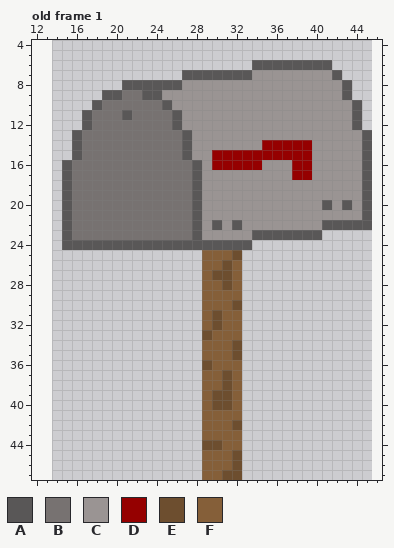
Two states of a pixel-art file, ase_files/postbox.aseprite. The first picture shows the starting point.
32x48 pixels, 1 frame. Colours within 5 levels of each other are drawn and written as one. Shown: old frame 1: x 12..46, y 4..47. The old version is drawn lined up with the new one, on the new canvas. The commit also changed other frames, which this record leaves out.
Palette (. is transparent): A #595757  B #777271  C #9a9493  D #950000  E #6d4e2f  F #855f39
Pixels before, old frame 1, first column x 15:
 6 ...................AAAAAAAA....
 7 ............AAAAAAACCCCCCCCA...
 8 ......AAAAAACCCCCCCCCCCCCCCCA..
 9 ....AABBAACCCCCCCCCCCCCCCCCCA..
10 ...ABBBBBBACCCCCCCCCCCCCCCCCCA.
11 ..ABBBABBBBACCCCCCCCCCCCCCCCCA.
12 ..ABBBBBBBBACCCCCCCCCCCCCCCCCA.
13 .ABBBBBBBBBBACCCCCCCCCCCCCCCCCA
14 .ABBBBBBBBBBACCCCCCCDDDDDCCCCCA
15 .ABBBBBBBBBBACCDDDDDDDDDDCCCCCA
16 ABBBBBBBBBBBBACDDDDDCCCDDCCCCCA
17 ABBBBBBBBBBBBACCCCCCCCCDDCCCCCA
18 ABBBBBBBBBBBBACCCCCCCCCCCCCCCCA
19 ABBBBBBBBBBBBACCCCCCCCCCCCCCCCA
20 ABBBBBBBBBBBBACCCCCCCCCCCCACACA
21 ABBBBBBBBBBBBACCCCCCCCCCCCCCCCA
22 ABBBBBBBBBBBBACACACCCCCCCCAAAAA
23 ABBBBBBBBBBBBACCCCCAAAAAAA.....
24 AAAAAAAAAAAAAAAAAAA............
25 ..............FFFE.............
26 ..............FFEF.............
27 ..............FEEF.............
28 ..............FFEF.............
29 ..............FFFF.............
30 ..............FFFE.............
31 ..............FEFF.............
32 ..............FEFF.............
33 ..............EFFF.............
34 ..............FFFE.............
35 ..............FFFE.............
36 ..............EFFF.............
37 ..............FFEF.............
38 ..............FFEF.............
39 ..............FEEF.............
40 ..............FEEF.............
41 ..............FFFF.............
42 ..............FFFE.............
43 ..............FFFF.............
44 ..............EEFF.............
45 ..............FFFE.............
46 ..............FFFE.............
47 ..............FFEE.............
After:
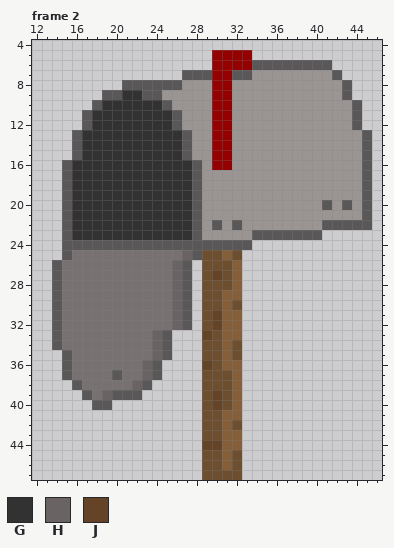
Colours new in this view: G #323232  H #696463  J #654327
A new or re-ordered frame is compared with the old frame closest to it.
The edit:
canvas 32x48 -> 48x48, the old top-left corner now at 14,0
frames 1 -> 2
Frame 2 is new; against old frame 1:
There is now colour A in row 25 at x 15 and 28; in rows 26 to 32 at x 14 and 27; in rows 33 to 34 at x 14 and 25; in row 35 at x 15 and 25; in row 36 at x 15 and 24; in row 37 at x 15, 20 and 24.
There is now colour A in row 38 at x 16 and 23; in row 39 at x 17 and 20 to 22; in row 40 at x 18 to 19.
There is now colour B in row 25 at x 16 to 26; in rows 26 to 32 at x 15 to 25; in rows 33 to 34 at x 15 to 23; in row 35 at x 16 to 23; in row 36 at x 16 to 22; in row 37 at x 16 to 19 and 21 to 22.
There is now colour B in row 38 at x 17 to 21; in row 39 at x 18.
The edit turns colour D into colour C in row 14 at x 35 to 39; in row 15 at x 32 to 39; in row 16 at x 32 to 34 and 38 to 39; in row 17 at x 38 to 39.
There is now colour D in rows 5 to 6 at x 30 to 33.
The edit turns colour A into colour D in row 7 at x 30 to 31.
The edit turns colour C into colour D in rows 8 to 14 at x 30 to 31.
The edit turns colour F into colour E in rows 25 to 26 at x 29 to 30; in row 27 at x 29; in rows 28 to 30 at x 29 to 30; in rows 31 to 32 at x 29; in row 33 at x 30; in rows 34 to 35 at x 29 to 30.
The edit turns colour F into colour E in row 36 at x 30; in rows 37 to 38 at x 29 to 30; in rows 39 to 40 at x 29; in rows 41 to 43 at x 29 to 30; in rows 45 to 47 at x 29 to 30.
The edit turns colour A into colour G in row 11 at x 21.
The edit turns colour B into colour G in row 9 at x 21 to 22; in row 10 at x 19 to 24; in row 11 at x 18 to 20 and 22 to 25; in row 12 at x 18 to 25; in rows 13 to 15 at x 17 to 26; in rows 16 to 23 at x 16 to 27.
There is now colour H in row 25 at x 27; in rows 26 to 32 at x 26; in rows 33 to 35 at x 24; in rows 36 to 37 at x 23; in row 38 at x 22; in row 39 at x 19.
The edit turns colour E into colour J in row 27 at x 30; in rows 31 to 32 at x 30; in row 33 at x 29; in row 36 at x 29; in rows 39 to 40 at x 30; in row 44 at x 29 to 30.
Boxes around the changes in both pictures, in picture pixels (x1, y1, x2, y2):
changed: (52, 50, 312, 480)
